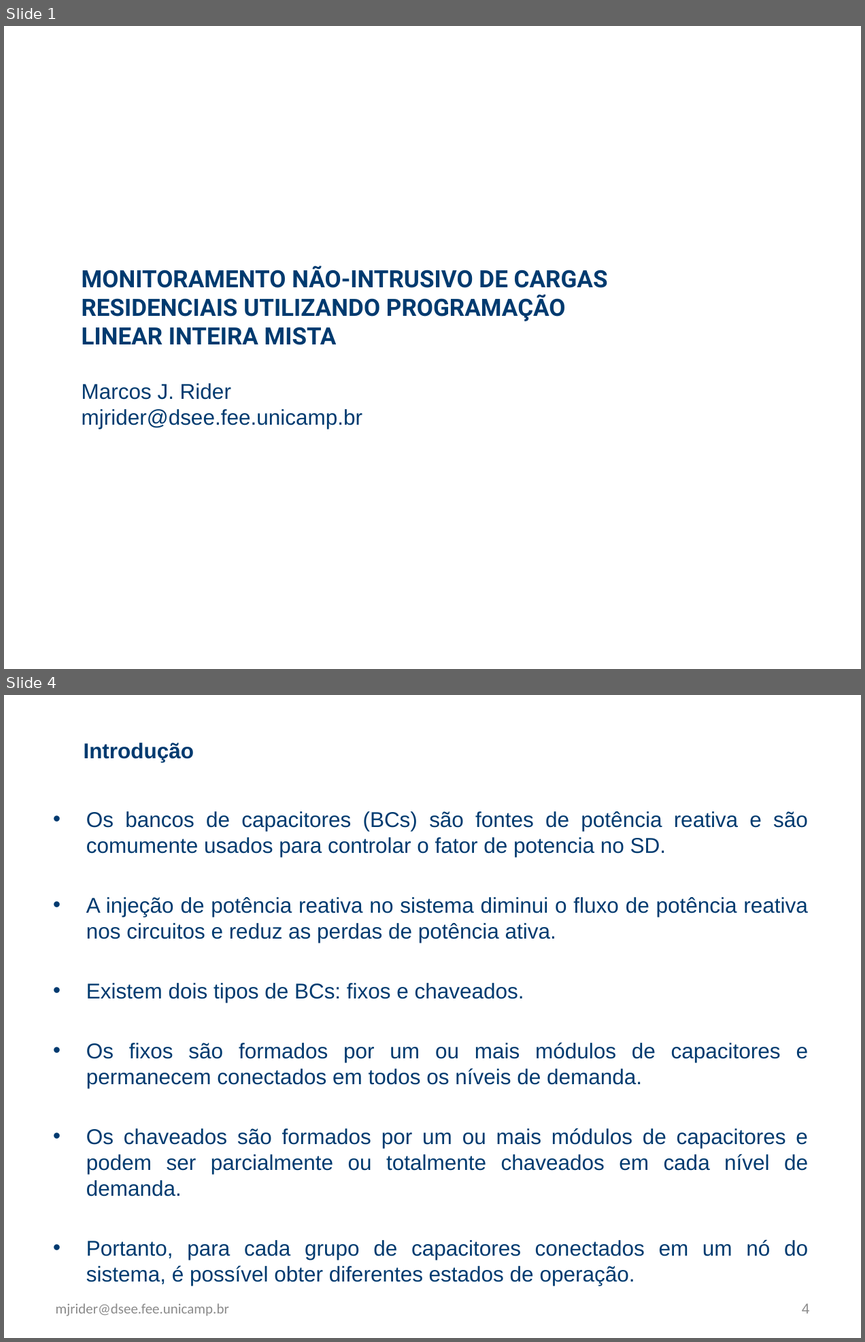
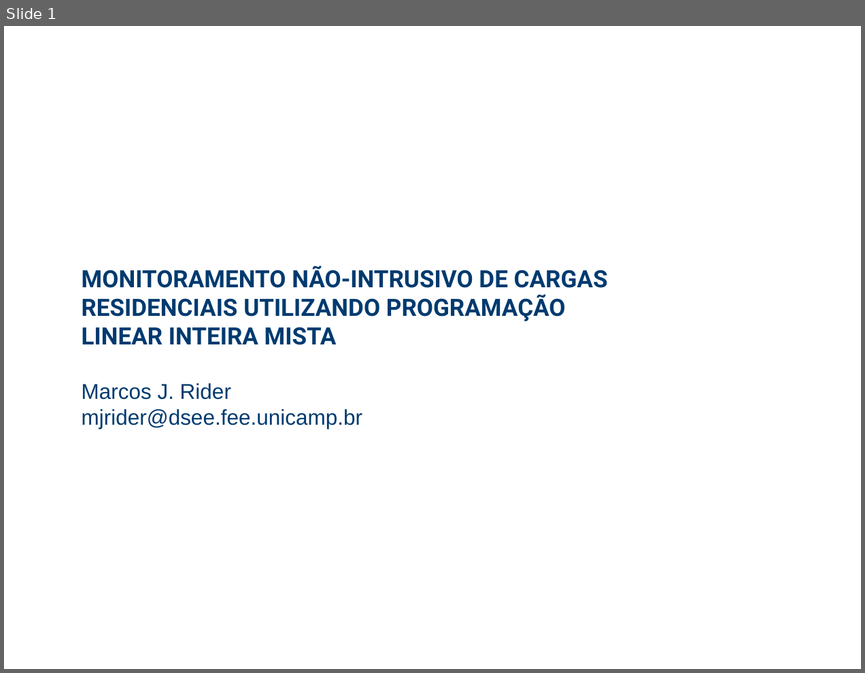
Before and after one commit to WittmannF/nilm-lp, a slide deck: example/z_presentation.pptx. Shown one above the other, each under a label of ours: slides 1 and 4 before the commit, slide 1 after it; the slides between them are not shown. The pictures are 865x1342 and 865x673 pixels, drawn with LibreOffice and Linux fonts; fonts in the diff are those of the drawing. Boxes give left, top, right and bottom in pixels: in the first picture for what was removed or moved away, otherwise in the second. Text is boxed around its words. In the diff, an @@ line names an element or a change of style, - is before the commit and + after.

```diff
--- a/example/z_presentation.pptx
+++ b/example/z_presentation.pptx
@@ slide 4 removed at (4,695,861,1338), background #FFFFFF @@
@@ text removed at (84,743,194,762) @@
-Introdução
@@ text removed at (86,811,808,1285) @@
-• Os bancos de capacitores (BCs) são fontes de potência reativa e são comumente usados para controlar o fator de potencia no SD.
-• A injeção de potência reativa no sistema diminui o fluxo de potência reativa nos circuitos e reduz as perdas de potência ativa.
-• Existem dois tipos de BCs: fixos e chaveados.
-• Os fixos são formados por um ou mais módulos de capacitores e permanecem conectados em todos os níveis de demanda.
-• Os chaveados são formados por um ou mais módulos de capacitores e podem ser parcialmente ou totalmente chaveados em cada nível de demanda.
-• Portanto, para cada grupo de capacitores conectados em um nó do sistema, é possível obter diferentes estados de operação.
@@ text removed at (56,1303,229,1316) @@
-mjrider@dsee.fee.unicamp.br
@@ page number removed at (802,1303,810,1313) @@
-4
```
Also in this commit, not shown: 13 slides changed, 1 slide added, 11 other slides removed.
